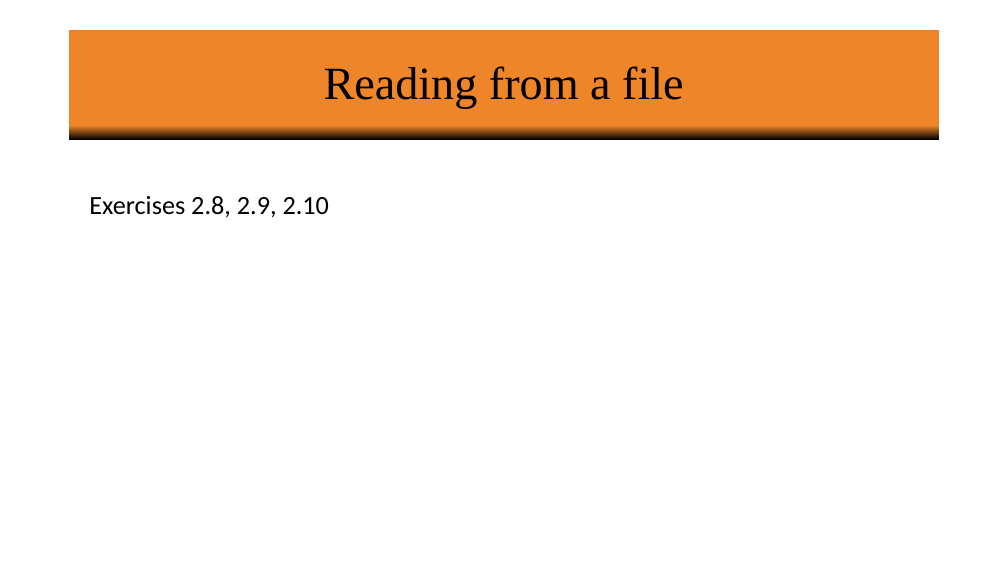
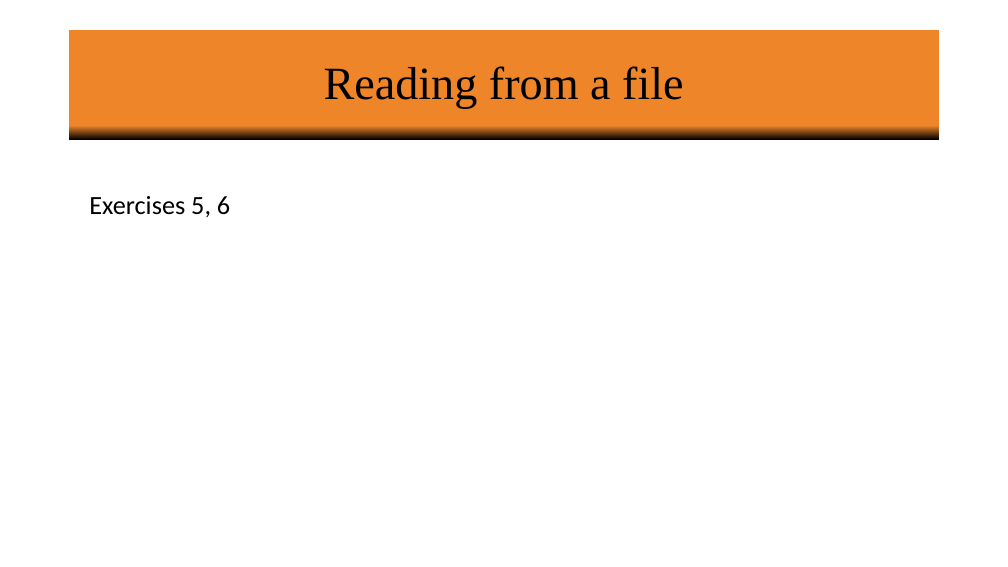
Before and after one commit to vineetbansal/Python-Bootcamp, a slide deck: slide 27 of slides/03 Lists_Loops_Files.pptx. Drawn at 1008x567 pixels with LibreOffice and Linux fonts; fonts in the diff are those of the drawing; background and template pictures are left out. Boxes give left, top, right and bottom in pixels: in the first picture for what was removed or moved away, otherwise in the second. Text is boxed around its words. In the diff, an @@ line names an element or a change of style, - is before the commit and + after.

Commit message:
Updated references to Exercises. Added placeholders for missing notebooks.

```diff
--- a/slides/03 Lists_Loops_Files.pptx
+++ b/slides/03 Lists_Loops_Files.pptx
@@ text at (89, 196, 230, 217): text changed @@
-Exercises 2.8, 2.9, 2.10
+Exercises 5, 6
```
Also in this commit, not shown: 4 other slides changed, 10 other files.
